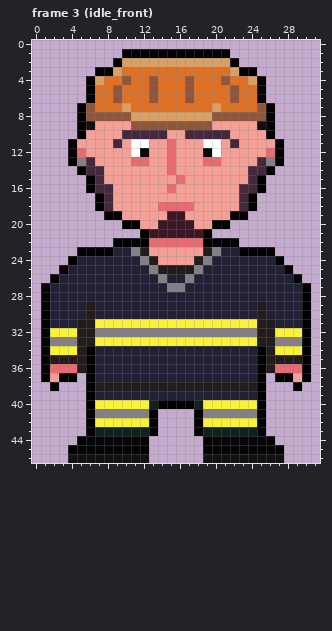
Two versions of one pixel-art file, Assets/Characters/Worker/worker.aseprite. The picture above was drawn from the file before the commit.
32x47 pixels, 18 frames. Shown: frame 3 (idle_front). The commit also changed other frames, which this record leaves out.
Now the later version:
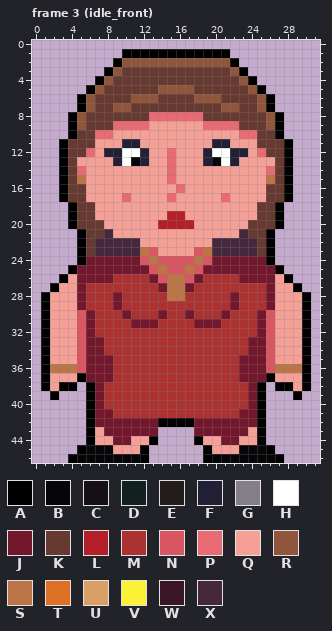
Palette (. is transparent): A #000000  B #060608  C #141013  D #122020  E #221c1a  F #222034  G #847e87  H #ffffff  J #73172d  K #663931  L #b4202a  M #ac3232  N #d95763  P #e86a73  Q #f5a097  R #8f563b  S #bb7547  T #df7126  U #d9a066  V #fbf236  W #3b1725  X #45283c
Edits made:
layer "Clothes" added
--- frame 3 (idle_front), layers "Clothes", "Body", "Head"
@@ x 0..31 @@
  1 ..........AAAAAAAAAAAA..........
- 2 .........AUUUUUUUUUUUUA.........
- 3 .......AAUTTTTTTTTTTTTUAA.......
- 4 ......AUTTRTTRTTTRTTTRTTUA......
- 5 ......ATTRTTTRTTTRTTTTRTTA......
- 6 ......ATTRTTTRTTTRTTTTRTTA......
- 7 .....ARTTTUTTTTTTTTTUTTTTRA.....
- 8 .....ARRRRRUUUUUUUUURRRRRRA.....
- 9 .....ACQQQQRRRRRRRRRQQQQQCA.....
-10 .....AQQQQXXXXXQQXXXXXQQQQA.....
-11 ....AQQQQXQHHQQPQQQHHQXQQQQA....
-12 ....APQQQQQHBQQPQQQBHQQQQQPA....
-13 ....AGXQQQQPPQQPQQQPPQQQQXGA....
-14 .....AXXQQQQQQQPQQQQQQQQXXA.....
-15 ......AXQQQQQQQQPQQQQQQQXA......
-16 ......AXXQQQQQQPQQQQQQQXXA......
-17 .......AXQQQQQQQQQQQQQQXA.......
-18 .......AXQQQQQPPPPQQQQQXA.......
-19 ........AAQQQQQWWQQQQQAA........
-20 ..........AAQQWWWWQQAA..........
-21 ............AWWWWWWA............
-22 .........AAAAPPPPPPAAAA.........
-23 .....AAAAFFGEQQQQQQEGFFAAAA.....
-24 ....AFFFFFFFGEQQQQEGFFFFFFFA....
-25 ...AFFFFFFFFFGEEEEGFFFFFFFFFA...
-26 ..AFFFFFFFFFFFGFFGFFFFFFFFFFFA..
-27 .AFFFFFFFFFFFFFGGFFFFFFFFFFFFFA.
-28 .AFFFFFFFFFFFFFFFFFFFFFFFFFFFFA.
-29 .AFFFFEFFFFFFFFFFFFFFFFFFEFFFFA.
-30 .AFFFFEFFFFFFFFFFFFFFFFFFEFFFFA.
-31 .AFFFEEVVVVVVVVVVVVVVVVVVEEFFFA.
-32 .AVVVEEGGGGGGGGGGGGGGGGGGEEVVVA.
-33 .AGGGEEVVVVVVVVVVVVVVVVVVEEGGGA.
-34 .AVVVEAFFFFFFFFFFFFFFFFFFAEVVVA.
-35 .AEEEEAFFFFFFFFFFFFFFFFFFAEEEEA.
-36 .APPPEAFFFFFFFFFFFFFFFFFFAEPPPA.
-37 .AQAA.AFFFFFFFFFFFFFFFFFFA.AAQA.
-38 ..A...AEEEEEEEEEEEEEEEEEEA...A..
-39 ......AFFFFFFFFFFFFFFFFFFA......
-40 ......AVVVVVVDAAAADVVVVVVA......
-41 ......AGGGGGGA....AGGGGGGA......
-42 ......AVVVVVVA....AVVVVVVA......
-43 ......ADDDDDDA....ADDDDDDA......
-44 .....ABBBBBBA......ABBBBBBA.....
-45 ....ABBBBBBBA......ABBBBBBBA....
-46 ....CCCCCCCCC......CCCCCCCCC....
+ 2 .........ARRRRRRRRRRRRA.........
+ 3 ........ARKKKKKKKKKKKKRA........
+ 4 .......ARKKKKKKKKKKKKKKRA.......
+ 5 ......ARKKKKKKRRRRKKKKKKRA......
+ 6 .....ARKKKKRRRKKKKRRRKKKKRA.....
+ 7 .....ARKKRRKKKKKKKKKKRRKKRA.....
+ 8 ....ARKKKKKKKPPPPPPKKKKKKKRA....
+ 9 ....ARKKKPPPPQQQQQQPPPPKKKRA....
+10 ....AKKPPQQQQQQQQQQQQQQPPKKA....
+11 ...AKKKQQQFFQQQQQQQQFFQQQKKKA...
+12 ...AKKPQFFHHFQQPQQQFHHFFQPKKA...
+13 ...AKQQQQFHBFQQPQQQFBHFQQQQKA...
+14 ...AKPQQQQQQQQQPQQQQQQQQQQPKA...
+15 ...AKSQQQQQQQQQPQQQQQQQQQQSKA...
+16 ...AKKQQQQQQQQQQPQQQQQQQQQKKA...
+17 ...AKKQQQQPQQQQPQQQQQPQQQQKKA...
+18 ....AKKQQQQQQQQQQQQQQQQQQKKA....
+19 ....AKKQQQQQQQQLLQQQQQQQQKKA....
+20 ....AKKKQQQQQQLLLLQQQQQQKKKA....
+21 .....AKKXQQQQQQQQQQQQQQXKKA.....
+22 .....AKXXXXXQQQQQQQQXXXXXKA.....
+23 .....AKXXXXXSNQQQQNSXXXXXKA.....
+24 .....AJJJJJJNSNNNNSNJJJJJJA.....
+25 ....AJJJJJJJJNSNNSNJJJJJJJJA....
+26 ...AQJJJJMMMMJNSSNJMMMMJJJJQA...
+27 ..AQQJMMMMMMMMJSSJMMMMMMMMJQQA..
+28 .AQQQJMMMJMMMMMSSMMMMMJMMMJQQQA.
+29 .AQQQJMMMJMMMMMMMMMMMMJMMMJQQQA.
+30 .AQQQNJMMMJMMMJMMJMMMJMMMJNQQQA.
+31 .AQQQNJMMMMJJJMMMMJJJMMMMJNQQQA.
+32 .AQQQNJMMMMMMMMMMMMMMMMMMJNQQQA.
+33 .AQQQNJJMMMMMMMMMMMMMMMMJJNQQQA.
+34 .AQQQNJJMMMMMMMMMMMMMMMMJJNQQQA.
+35 .AQQQNJJJMMMMMMMMMMMMMMJJJNQQQA.
+36 .ASSSNJJJMMMMMMMMMMMMMMJJJNSSSA.
+37 .AQQQAJJJMMMMMMMMMMMMMMJJJAQQQA.
+38 .AQAA.AJMMMMMMMMMMMMMMMMJA.AAQA.
+39 ..A...AJMMMMMMMMMMMMMMMMJA...A..
+40 ......AJMMMMMMMMMMMMMMMMJA......
+41 ......AJJMMMMMMMMMMMMMMJJA......
+42 ......AJJJJJJJAAAAJJJJJJJA......
+43 ......AQJJJJJJ....JJJJJJQA......
+44 ......AQQJJQQA....AQQJJQQA......
+45 .....ABBBQQQA......AQQQBBBA.....
+46 ....ABBBBBBBA......ABBBBBBBA....
Pixel boxes of the changes (left, top, right, bottom) in both pictures:
changed: (41, 58, 311, 463)
